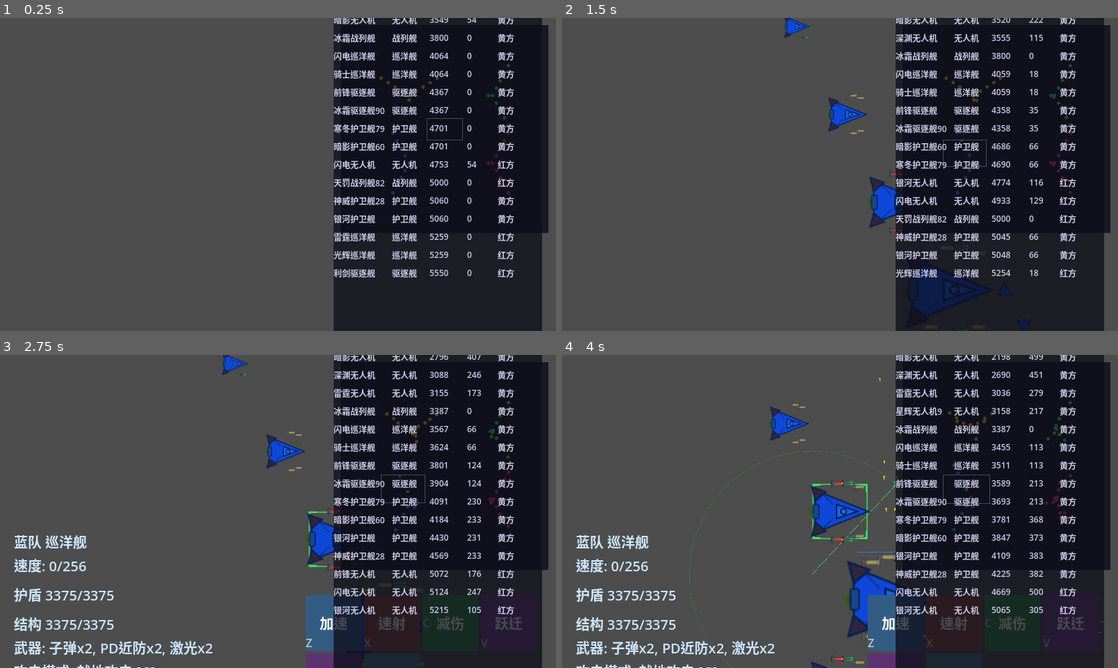
Above: before the commit, frames 1-4 (two rows, left to right).
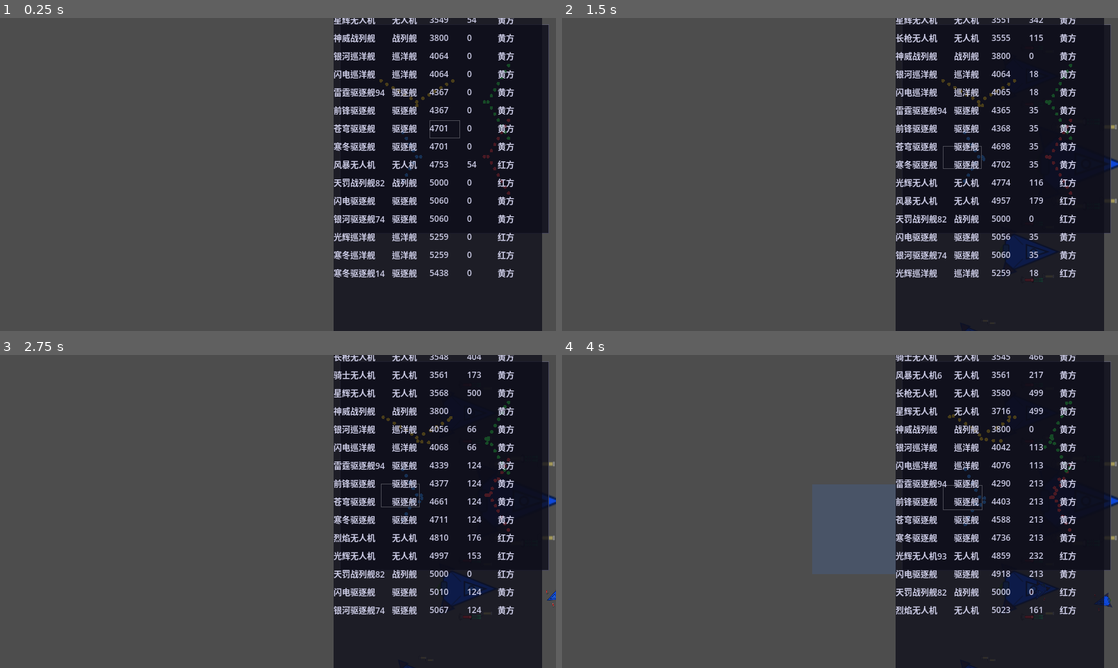
Above: after the commit, the same moments.

Repository: ZhanXuzhao/SpaceRTS
Game: Godot game, scene res://scenes/main.tscn
The game is run twice, just before and just after one commit, with the same random seed, the same clock (stepped at 60 frames per second) and the same inputs.
Inputs (mouse positions are in pixels of both pictures, inside the frame that each line leads up to):
- Up to frame 1 (0.25 s): no input
- Up to frame 2 (1.5 s): click (1001, 21) at 0.52 s; tap Enter at 1.25 s; move the mouse to (962, 158) at 1.27 s; hold W from 1.28 s (still down); tap R at 1.35 s; click (962, 158) at 1.42 s
- Up to frame 3 (2.75 s): release W at 2 s; drag from (166, 527) to (389, 627) at 2.02 s
- Up to frame 4 (4 s): move the mouse to (895, 442) at 2.77 s; hold W 2.78-3.5 s; tap H at 2.85 s; drag from (812, 574) to (895, 483) at 3.52 s

The runs differ from the first frame. In frame 1, 1.9% of the frame differs, in the area x 60-92%, y 0-83%; in frame 2, 4.6%; in frame 3, 8.7%; in frame 4, 13%, in the area x 2-100%, y 0-100%.

Commit message:
refactor: 舰队配置移至 game_config.gd，格式改为数组 [随机,护卫,驱逐,巡洋,战列]

Diff:
--- a/game_config.gd
+++ b/game_config.gd
@@ -89,3 +89,10 @@
 
 # ===== 相机 =====
 const SCROLL_SPEED := 1000.0
+
+# ===== 舰队配置 =====
+# 每个阵营独立配置，数组 [随机, 护卫舰, 驱逐舰, 巡洋舰, 战列舰]
+const FLEET_BLUE   := [0, 4, 2, 2, 1]
+const FLEET_RED    := [0, 8, 2, 2, 1]
+const FLEET_YELLOW := [0, 2, 8, 2, 1]
+const FLEET_GREEN  := [0, 2, 2, 8, 1]
--- a/scripts/main.gd
+++ b/scripts/main.gd
@@ -869,6 +869,22 @@
 	_selected_units.clear()
 
 
+# 配置值 → ShipClass 映射（与 GameConfig.FLEET_* 配合使用）
+# -1=随机，1=护卫舰，2=驱逐舰，3=巡洋舰，4=战列舰
+const VAL_TO_CLASS := {
+	1: Unit.ShipClass.FRIGATE,
+	2: Unit.ShipClass.DESTROYER,
+	3: Unit.ShipClass.CRUISER,
+	4: Unit.ShipClass.BATTLESHIP,
+}
+const ALL_SHIPS := [
+	Unit.ShipClass.FRIGATE,
+	Unit.ShipClass.DESTROYER,
+	Unit.ShipClass.CRUISER,
+	Unit.ShipClass.BATTLESHIP,
+]
+
+
 func _spawn_units() -> void:
 	if unit_scene == null:
 		push_error("请将 unit.tscn 拖入 Main 节点的 Unit Scene 属性！")
@@ -878,19 +894,11 @@
 	Unit.team_scores.clear()
 	Unit.reset_weapon_stats()
 
-	# 每方舰队编成
-	var fleet: Array[Array] = [
-		[Unit.ShipClass.BATTLESHIP, 1],
-		[Unit.ShipClass.CRUISER, 2],
-		[Unit.ShipClass.DESTROYER, 2],
-		[Unit.ShipClass.FRIGATE, 4],
-	]
-
 	# 四方正方形分布
-	_spawn_fleet(Unit.Team.BLUE, 1000, fleet, 800)         # 左下
-	_spawn_fleet(Unit.Team.RED, 6000, fleet, 800)          # 右下
-	_spawn_fleet(Unit.Team.YELLOW, 1000, fleet, -3000)     # 左上
-	_spawn_fleet(Unit.Team.GREEN, 6000, fleet, -3000)      # 右上
+	_spawn_fleet(Unit.Team.BLUE, 1000, GameConfig.FLEET_BLUE, 800)         # 左下
+	_spawn_fleet(Unit.Team.RED, 6000, GameConfig.FLEET_RED, 800)           # 右下
+	_spawn_fleet(Unit.Team.YELLOW, 1000, GameConfig.FLEET_YELLOW, -3000)   # 左上
+	_spawn_fleet(Unit.Team.GREEN, 6000, GameConfig.FLEET_GREEN, -3000)     # 右上
 
 	# 镜头缩放到刚好显示双方所有舰队
 	_fit_camera_to_fleets()
@@ -899,7 +907,25 @@
 const V_SPREAD_ANGLE := 120.0       # V字翅膀展开角度（度）
 const SPRITE_BASE_SIZE := 64.0       # 飞船精灵基准尺寸（像素）
 
-func _spawn_fleet(team: Unit.Team, center_x: int, fleet: Array[Array], center_y: float = 500.0, facing_rotation: float = NAN) -> void:
+## 将配置字典解析为 ShipClass 列表，按尺寸降序排列（最大船排首位作为 V 字尖端）
+func _parse_fleet_config(config: Array) -> Array[Unit.ShipClass]:
+	## config = [随机数, 护卫舰数, 驱逐舰数, 巡洋舰数, 战列舰数]
+	var result: Array[Unit.ShipClass] = []
+	# config[0] = 随机船数量
+	for _j in range(config[0]):
+		result.append(ALL_SHIPS[randi() % ALL_SHIPS.size()])
+	# config[1..4] = 护卫舰~战列舰数量
+	for i in range(1, min(config.size(), 5)):
+		var count: int = config[i]
+		var sc: Unit.ShipClass = VAL_TO_CLASS[i]
+		for _j in range(count):
+			result.append(sc)
+	# 按等级降序排列（大船在前）
+	result.sort_custom(func(a, b): return Unit._ship_class_tier(a) > Unit._ship_class_tier(b))
+	return result
+
+
+func _spawn_fleet(team: Unit.Team, center_x: int, config: Array, center_y: float = 500.0, facing_rotation: float = NAN) -> void:
 	var color: Color
 	var forward_dir: Vector2
 	match team:
@@ -917,63 +943,52 @@
 			forward_dir = Vector2.LEFT
 	var y_center = center_y
 
-	# V字翅膀方向：从尖端向后延伸并向外展开
+	# 解析配置并排序
+	var ship_classes = _parse_fleet_config(config)
+
+	# V字翅膀方向
 	var half_angle = deg_to_rad(V_SPREAD_ANGLE / 2.0)
 	var backward = -forward_dir
-	var wing_up   = backward.rotated( half_angle)   # 上翼（向后+向上）
-	var wing_down = backward.rotated(-half_angle)   # 下翼（向后+向下）
-
-	# 出生朝向与 V 字尖端一致
+	var wing_up   = backward.rotated( half_angle)
+	var wing_down = backward.rotated(-half_angle)
 	var v_rotation = forward_dir.angle() if is_nan(facing_rotation) else facing_rotation
 
-	# 计算每种船型的尺寸倍率
-	var class_size: Dictionary = {}  # ShipClass → size_mult
-	for entry in fleet:
-		var sc: Unit.ShipClass = entry[0]
-		class_size[sc] = pow(1.5, Unit._ship_class_tier(sc))
-
-	# 中心（V字尖端）：最大的船（fleet[0] = BATTLESHIP）
-	var center_sc: Unit.ShipClass = fleet[0][0]
+	# 中心（V 字尖端）：最大的船
+	var center_sc = ship_classes[0]
 	var center_unit = _create_unit(team, center_sc, color)
 	center_unit.position = Vector2(center_x, y_center)
 	center_unit._body.rotation = v_rotation
 
-	# 其余船依次往两边交替排列，大的靠内，小的靠外
+	# 其余船交替排列到两翼，已按大小排序（大的靠内自动成立）
 	var left_classes: Array[Unit.ShipClass] = []
 	var right_classes: Array[Unit.ShipClass] = []
 	var toggle := true
-	for i in range(1, fleet.size()):
-		var sc: Unit.ShipClass = fleet[i][0]
-		var cnt: int = fleet[i][1]
-		for _j in range(cnt):
-			if toggle:
-				left_classes.append(sc)
-			else:
-				right_classes.append(sc)
-			toggle = not toggle
-
-	# 统一间距 = 最大船（战列舰）尺寸 × 1.5
-	var spacing = class_size[center_sc] * 1.5 * SPRITE_BASE_SIZE
-
-	# 放置左翼（上侧）
+	for i in range(1, ship_classes.size()):
+		if toggle:
+			left_classes.append(ship_classes[i])
+		else:
+			right_classes.append(ship_classes[i])
+		toggle = not toggle
+
+	# 间距 = 中心船尺寸 × 1.5
+	var center_size = pow(1.5, Unit._ship_class_tier(center_sc))
+	var spacing = center_size * 1.5 * SPRITE_BASE_SIZE
+
+	# 放置左翼
 	var prev_pos = center_unit.position
-	for i in range(left_classes.size()):
-		var sc = left_classes[i]
-		var new_pos = prev_pos + wing_up * spacing
+	for sc in left_classes:
+		prev_pos = prev_pos + wing_up * spacing
 		var unit = _create_unit(team, sc, color)
-		unit.position = new_pos
+		unit.position = prev_pos
 		unit._body.rotation = v_rotation
-		prev_pos = new_pos
-
-	# 放置右翼（下侧）
+
+	# 放置右翼
 	prev_pos = center_unit.position
-	for i in range(right_classes.size()):
-		var sc = right_classes[i]
-		var new_pos = prev_pos + wing_down * spacing
+	for sc in right_classes:
+		prev_pos = prev_pos + wing_down * spacing
 		var unit = _create_unit(team, sc, color)
-		unit.position = new_pos
+		unit.position = prev_pos
 		unit._body.rotation = v_rotation
-		prev_pos = new_pos
 
 
 func _fit_camera_to_fleets() -> void:
